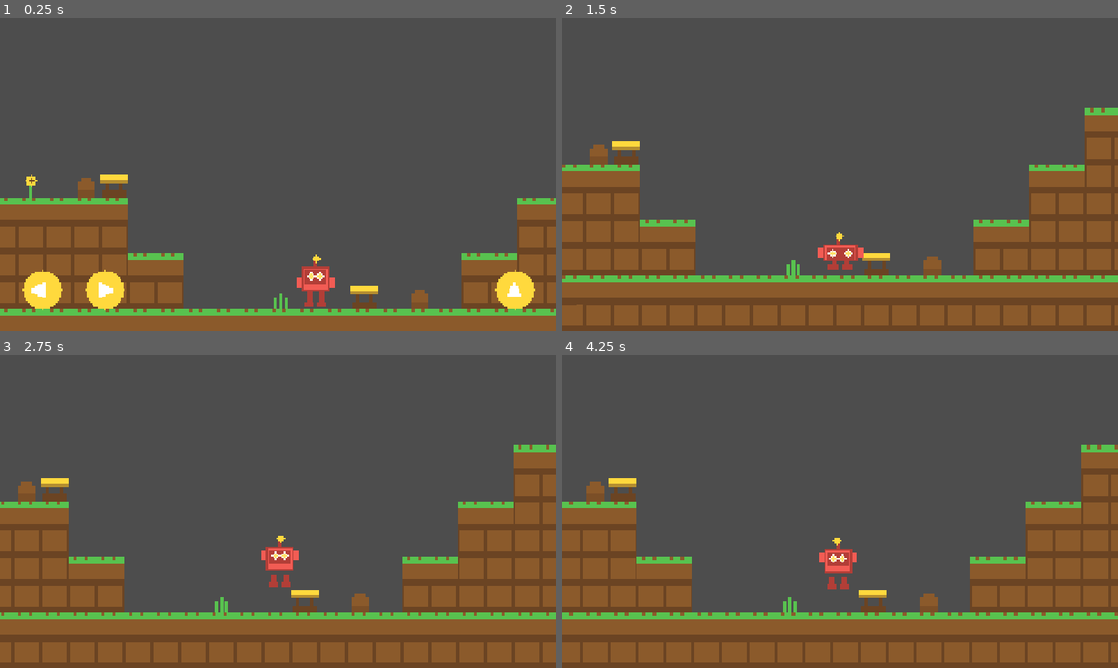
Above: before the commit, frames 1-4 (two rows, left to right).
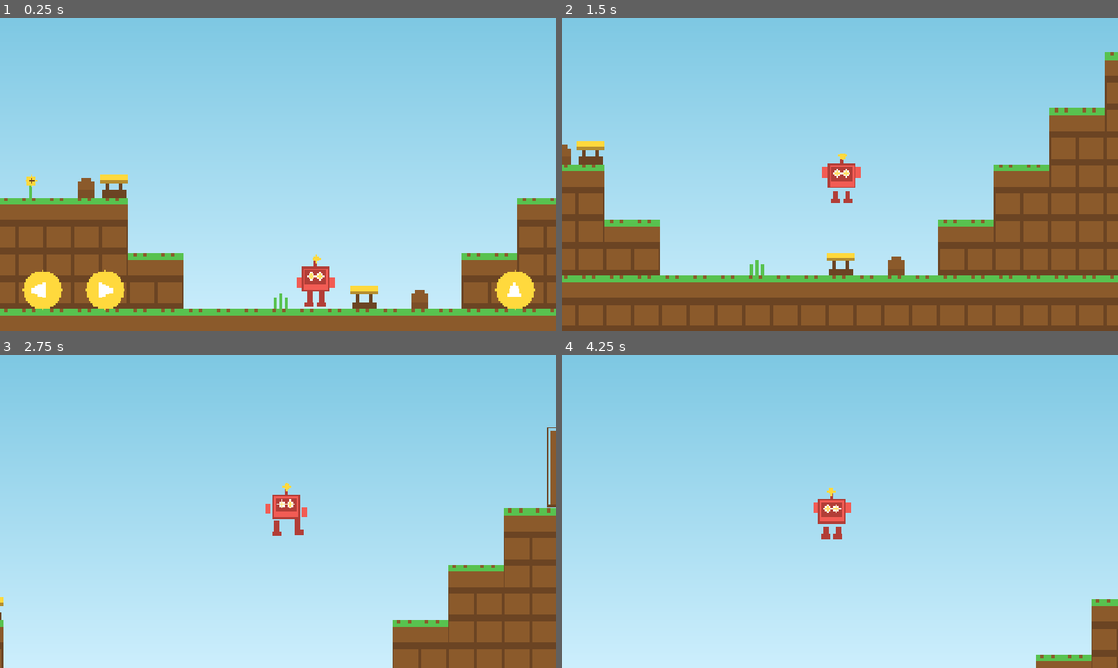
Above: after the commit, the same moments.

Repository: mansyar/chunky-platformer
Game: Godot game, scene res://src/levels/playground.tscn
Same seed, same stepped clock (60 frames per second), same inputs: the game is played once before the commit and once after it.
Inputs (mouse positions are in pixels of both pictures, inside the frame that each line leads up to):
- Up to frame 1 (0.25 s): no input
- Up to frame 2 (1.5 s): tap Enter at 0.5 s; move the mouse to (962, 158) at 0.52 s; hold Right (move_right) 0.53-1.25 s; tap Space (jump) at 0.6, 0.77, 1.07 s; click (962, 158) at 0.67 s; drag from (728, 190) to (878, 271) at 1.27 s
- Up to frame 3 (2.75 s): move the mouse to (333, 442) at 2.02 s; hold Right (move_right) from 2.03 s (still down); tap Space (jump) at 2.1 s
- Up to frame 4 (4.25 s): release Right (move_right) at 2.75 s; drag from (812, 574) to (673, 464) at 2.77 s; move the mouse to (1006, 558) at 3.52 s; hold Left (move_left) from 3.53 s (still down); tap Space (jump) at 3.6, 3.77, 4.07 s

The runs differ from the first frame. In frame 1, 77% of the frame differs, in the area x 0-100%, y 0-93%; in frame 2, 74%; in frame 3, 96%; in frame 4, 100%, in the area x 0-100%, y 0-100%.

Commit message:
fix(levels): Zoom the camera instead of scaling the physics world

Diff:
--- a/src/levels/playground.gd
+++ b/src/levels/playground.gd
@@ -20,7 +20,10 @@
 const LEVEL_COLS := 40
 const LEVEL_ROWS := 34
 const LEVEL_SIZE := Rect2(0, 0, 640, 544)
-const WORLD_SCALE := 4.0
+# The world is built 1:1 (16px tiles) and the CAMERA zooms 4x for the chunky
+# look. Never scale a parent of physics bodies: move_and_slide motion would
+# be divided by the parent scale, silently quartering every speed and jump.
+const CAMERA_ZOOM := 4.0
 const TILE := 16
 const ROBOT_HALF_HEIGHT := 14.0  # collider half-height (slim 28px box)
 
@@ -35,7 +38,6 @@
 	_build_sky()
 	var world := Node2D.new()
 	world.name = "World"
-	world.scale = Vector2.ONE * WORLD_SCALE
 	add_child(world)
 	_build_tiles(world)
 	_build_interactives(world)
@@ -46,13 +48,18 @@
 
 
 func _build_sky() -> void:
+	# Screen-space sky: a CanvasLayer ignores the camera zoom, so the
+	# gradient keeps one texel per screen row (no banding) at any zoom.
+	var layer := CanvasLayer.new()
+	layer.layer = -1
+	add_child(layer)
 	var sky := Sprite2D.new()
 	sky.texture = AssetFactory.get_texture("sky_strip", "meadow")
 	sky.centered = false
 	sky.region_enabled = true
 	sky.region_rect = Rect2(0, 0, 1280, 720)
 	sky.texture_repeat = CanvasItem.TEXTURE_REPEAT_ENABLED
-	add_child(sky)  # added before the world, so it renders behind it
+	layer.add_child(sky)
 
 
 func _build_tiles(world: Node2D) -> void:
@@ -198,6 +205,7 @@
 func _build_camera(world: Node2D, robot: Robot) -> void:
 	var camera := FollowCamera.new()
 	camera.view_half = Vector2(160, 90)
+	camera.zoom = Vector2.ONE * CAMERA_ZOOM
 	camera.set_bounds(LEVEL_SIZE)
 	camera.target = robot
 	world.add_child(camera)
--- a/tests/test_playground.gd
+++ b/tests/test_playground.gd
@@ -30,6 +30,21 @@
 
 
 # --- scene wiring ---
+
+
+func test_physics_world_is_unscaled_and_camera_zooms() -> void:
+	var level: Node2D = _level()
+	var world: Node2D = level.get_node("World")
+	assert_eq(
+		world.scale, Vector2.ONE, "the world is 1:1 - physics never lives under a scaled parent."
+	)
+	var camera: Node = _find_first(level, func(n: Node) -> bool: return n is Camera2D)
+	assert_eq(
+		(camera as Camera2D).zoom,
+		Vector2(4.0, 4.0),
+		"the camera zooms 4x for the chunky look instead."
+	)
+	level.free()
 
 
 func test_main_scene_is_playground() -> void:
--- /dev/null
+++ b/tests/test_playground_integration.gd
@@ -0,0 +1,66 @@
+extends GdToolsTest
+## Empirical integration tests inside the REAL playground scene:
+## the jump apex Robo actually reaches, and hands-free stair climbing.
+
+const PLAYGROUND_SCENE := "res://src/levels/playground.tscn"
+
+
+func _open_level() -> Node2D:
+	var level: Node2D = (load(PLAYGROUND_SCENE) as PackedScene).instantiate()
+	add_child(level)
+	return level
+
+
+func _robo(level: Node2D) -> Robot:
+	return level.find_child("Robo", true, false) as Robot
+
+
+func _ensure_actions() -> void:
+	for action_name: String in ["move_left", "move_right", "jump"]:
+		if not InputMap.has_action(action_name):
+			InputMap.add_action(action_name)
+
+
+func test_real_jump_apex_matches_tuning() -> void:
+	_ensure_actions()
+	var level: Node2D = _open_level()
+	var robo: Robot = _robo(level)
+	await get_tree().physics_frame
+	var ground_feet: float = robo.position.y + 14.0
+	var apex: float = ground_feet
+	Input.action_press("jump")
+	await get_tree().physics_frame
+	Input.action_release("jump")
+	for _i: int in 60:
+		await get_tree().physics_frame
+		apex = minf(apex, robo.position.y + 14.0)
+	var rise: float = ground_feet - apex
+	assert_almost_eq(
+		rise,
+		Tuning.JUMP_IMPULSE * Tuning.JUMP_IMPULSE / (2.0 * Tuning.GRAVITY),
+		3.0,
+		"real jump apex matches the analytic height (%.1fpx rise)." % rise
+	)
+	level.free()
+
+
+func test_holding_direction_climbs_the_stairs_hands_free() -> void:
+	_ensure_actions()
+	var level: Node2D = _open_level()
+	var robo: Robot = _robo(level)
+	await get_tree().physics_frame
+	var rested_on_step := false
+	Input.action_press("move_left")
+	for _i: int in 210:  # 3.5s: walk to the low-hill step and auto-hop up
+		await get_tree().physics_frame
+		if not robo.is_on_floor():
+			continue
+		var feet_y: float = robo.position.y + 14.0
+		if absf(feet_y - 480.0) < 2.0 or absf(feet_y - 448.0) < 2.0:
+			rested_on_step = true
+	Input.action_release("move_left")
+	assert_true(
+		rested_on_step,
+		"holding left climbs the staircase hands-free (rested on a stair or plateau)."
+	)
+	level.free()
Not shown, added: tests/test_playground_integration.gd.uid
